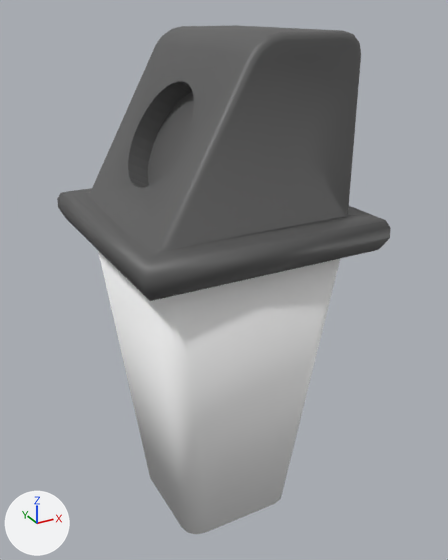
The FBX model zUMHbies_blender/PapeleraEnvases/PapeleraFinal.fbx as it was, and as the next commit left it.
The view is the same before and after, from a 50 mm camera at (-0.00431, -0.00822, 0.00369) aimed at (0.00021, -0.00002, -0.00042). The axes (+X, +Y, +Z) are drawn at lower left. The lights are the same throughout. Where no turn or scale is listed for an object, it has been applied to the vertices.

The first picture shows 'Base', 'Tapadera'.
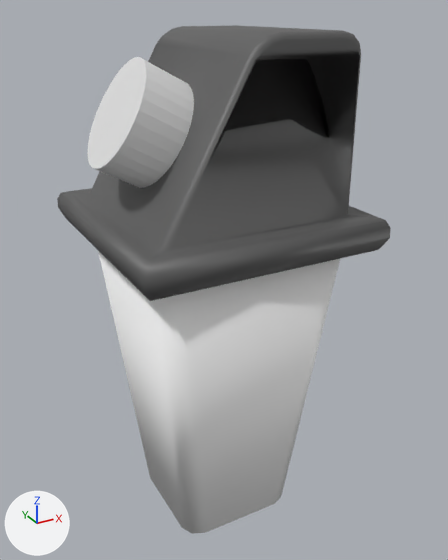
Where the change shows, as pixel boxes [x1, y1, x2, y2] in the pictures (448 x 560 px; the box of a moved part takes in the faces that stretch with it):
'Cylinder', added: after [87, 57, 194, 188]
part 1 of me_tapadera, moved or reshaped: before [70, 81, 374, 260]; after [70, 188, 374, 260]

The change in detail:
Material 'unnamed' (mat_unnamed) is new.
Its base color is (0.8, 0.8, 0.8) (white #e7e7e7).
Its roughness is 0.649.
me_tapadera is used by ob_tapadera; location (0.00001, 0.00001, 0.00241).
me_tapadera had 172 vertices, 220 faces and spanned x -0.00191..0.00191, y -0.00191..0.00191, z -0.002..0.001.
me_tapadera now has 170 vertices, 218 faces and spans x -0.00191..0.00191, y -0.00191..0.00191, z -0.002..0.001.
Part 1, on me_tapadera:
36 vertices are removed from x -0.00158..0.00157, y -0.00158..0.00157, z -0.0015..0.00019.
90 faces are deleted.
29 vertices are added at x -0.00104..-0.00038, y -0.00085..0.00075, z -0.00116..0.00029.
5 new vertices lie (0.0002, -0.00001, -0.00011) away from vertices in x -0.00125..-0.00119, y -0.00048..0.00028, z -0.00106..-0.00095.
88 new faces join them.
Mesh me_cylinder is new.
It has 64 vertices, 34 faces and spans x -0.00082..0.00082, y -0.00082..0.00082, z -0.00094..0.00094.
It uses material mat_unnamed (white #e7e7e7).
Object 'Cylinder' (ob_cylinder) is new; it shows me_cylinder.
Its location is (-0.00102, -0.00003, 0.00214).
